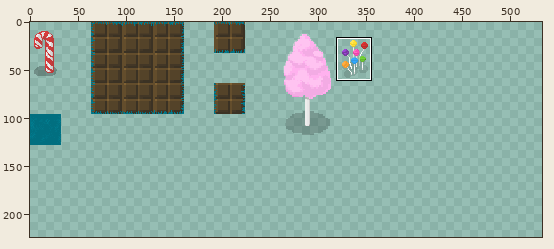
Two states of a sprite sheet, scenes/tileset/overworld_tileset.png. Above, an overview of the earlier version with the close-up marked.
Close-up. The starting point:
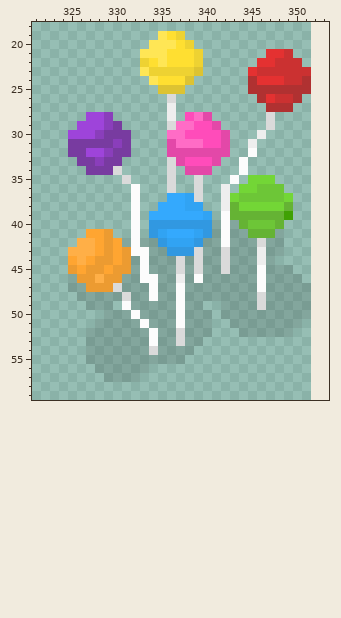
The file is 352x128 pixels. Colours within 5 levels of each other are drawn and written as one. Shown: x 321..353, y 18..59. The old version is drawn lined up with the new one, on the new canvas. The wide view leaves out empty margins. The commit also changed other parts of the picture, which this record leaves out.
After:
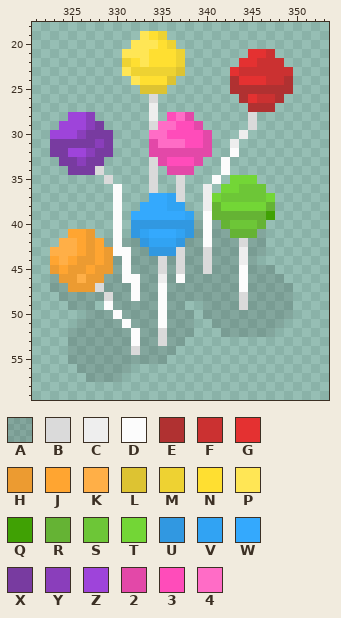
Palette (. is transparent): A #00000020  B #dadada  C #eeeeee  D #fcfcfc  E #b03131  F #cb3131  G #e43131  H #ec9b31  J #ffa531  K #ffaf47  L #ddc332  M #eed232  N #ffdf31  P #ffe655  Q #40a104  R #65b334  S #6dc637  T #73d636  U #3198e1  V #31a3f3  W #34a9fd  X #783ba0  Y #8a3ebb  Z #9e44da  2 #e348a8  3 #ff4cba  4 #ff6cc6
What changed:
canvas 352x128 -> 672x224
y 19: x 333..337 ..PNM -> PNM..
y 20: x 332..333 .. -> PP; x 335..338 PPNM -> NM..
y 21: x 331..332 .. -> PP; x 334..335 PP -> NN; x 337..339 NNM -> M..; x 345..349 ..GGF -> GGF..
y 22: x 331..333 ..M -> MNP; x 335 P -> N; x 337..339 NNM -> M..; x 344..347 ..GG -> GGFF; x 349..350 FF -> ..
y 23: x 331..333 ..P -> PMM; x 337..339 MML -> L..; x 343..345 ..G -> GFF; x 350..351 FF -> ..
y 24: x 332..334 ..P -> PNN; x 336..338 NNL -> L..; x 343..345 ..E -> EGG; x 347..351 GGFFE -> FFE..
y 25: x 333..334 .. -> LL; x 336..337 LL -> ..; x 343..344 .. -> EE; x 350..351 EE -> ..
y 26: x 334 . -> B; x 336 B -> .; x 344..350 ..EGFFE -> EGFFE..
y 27: x 334 . -> C; x 336 C -> .; x 345..346 .. -> EE; x 348..349 EE -> ..
y 28: x 325..329 ..ZZY -> ZZY..; x 334 . -> C; x 336..340 C.342 -> 342..; x 345 . -> B; x 347 B -> .
y 29: x 324..325 .. -> ZZ; x 327..330 ZZYX -> YX..; x 334..341 ..B44332 -> B44332..; x 345 . -> B; x 347 B -> .
y 30: x 323..324 .. -> ZZ; x 326..328 ZZY -> YXX; x 330..331 XX -> ..; x 334..337 ..44 -> 4433; x 340..342 332 -> 2..; x 344 . -> C; x 346 C -> .
y 31: x 323..324 .. -> XX; x 328 X -> Y; x 330..331 YX -> ..; x 334..336 ..2 -> 244; x 338..343 44332. -> 332..C; x 345 C -> .
y 32: x 323..331 ..XXZZYXX -> XXZZYXX..; x 334..335 .. -> 22; x 341..343 22. -> ..D; x 345 D -> .
y 33: x 324..326 ..X -> XXY; x 328..330 YXX -> X..; x 334..337 ..B2 -> B233; x 339..342 332. -> 2..D; x 344 D -> .
y 34: x 325..326 .. -> XX; x 328..330 XXB -> B..; x 334 . -> B; x 336..337 B. -> 22; x 339..340 22 -> ..; x 342 . -> D; x 344 D -> .
y 35: x 329 . -> B; x 331 B -> .; x 334 . -> B; x 336..337 B. -> .B; x 339 B -> .; x 341 . -> D; x 343..344 D. -> TT; x 346..347 TT -> ..
y 36: x 330 . -> D; x 332 D -> .; x 334 . -> B; x 336..337 B. -> .B; x 339..340 B. -> .C; x 342..345 C.TT -> TTSS; x 347..348 SS -> ..
y 37: x 330 . -> D; x 332 D -> .; x 334..343 ..WWVB..CT -> WWVB..CTSS; x 347..349 SST -> T..
y 38: x 330 . -> D; x 332..334 D.. -> .WW; x 336..343 WWVV..CR -> VV..CRTT; x 347..349 TTR -> R..
y 39: x 330 . -> D; x 332..333 D. -> WW; x 338..342 WWV.D -> V.DRR; x 347..349 RRQ -> Q..
y 40: x 330 . -> D; x 332..333 D. -> UU; x 339..340 UU -> AD; x 342..344 DAR -> RSS; x 346..348 SSR -> R..
y 41: x 325..330 ..JJH. -> JJH..D; x 332..335 D.UV -> UVWW; x 337..340 WWVU -> VUAD; x 342..344 DAA -> ARR; x 346..348 RRA -> A..
y 42: x 324..327 ..KK -> KKJH; x 329..330 HJ -> AD; x 332..335 DAAU -> AUVV; x 337..340 VVUA -> UAAD; x 342 D -> A; x 344 A -> B; x 346..348 BAA -> A..
y 43: x 323..324 .. -> KK; x 326..327 KK -> JH; x 330..335 JHDDAA -> DDAAUU; x 337..340 UUBA -> BAAB; x 342 B -> A; x 344 A -> C; x 346..348 CAA -> A..
y 44: x 323..324 .. -> JK; x 326..328 KJH -> HHJ; x 330..331 JH -> AD; x 333 D -> A; x 335 A -> B; x 339..340 BA -> AB; x 342 B -> A; x 344 A -> C; x 346..347 CA -> ..
y 45: x 323..324 .. -> HJ; x 326..327 JH -> HJ; x 329..331 JHH -> HAD; x 333 D -> A; x 335 A -> B; x 339..340 BA -> AB; x 342 B -> A; x 344 A -> D; x 346 D -> A; x 348..349 AA -> ..
y 46: x 323..326 ..AH -> AHHK; x 328..335 KHHAADDA -> HAADDAAC; x 337 C -> D; x 339 D -> A; x 344 A -> D; x 346 D -> A; x 349..350 AA -> ..
y 47: x 323..326 ..AA -> AAHH; x 328..330 HHB -> BAA; x 332 A -> D; x 334..335 DA -> AD; x 337 D -> A; x 344 A -> D; x 346 D -> A; x 350..351 AA -> ..
y 48: x 324..325 .. -> AA; x 329 A -> B; x 331..332 BA -> AD; x 334..335 DA -> AD; x 337 D -> A; x 344 A -> B; x 346 B -> A; x 350..351 AA -> ..
y 49: x 325..326 .. -> AA; x 328..331 AA.D -> .DAA; x 335 A -> D; x 337..341 DAA.. -> A..AA; x 344 A -> B; x 346 B -> A; x 350..351 AA -> ..
y 50: x 327..328 .. -> AA; x 330 A -> D; x 332 D -> A; x 335 A -> D; x 337 D -> A; x 339 A -> .; x 341 . -> A; x 350..351 AA -> ..
y 51: x 326..327 .. -> AA; x 331 A -> D; x 333 D -> A; x 335 A -> D; x 337 D -> A; x 339..342 AA.. -> ..AA; x 349..350 AA -> ..
y 52: x 325..326 .. -> AA; x 332 A -> D; x 334..335 DA -> AB; x 337 B -> A; x 339..340 AA -> ..; x 342..343 .. -> AA; x 348..349 AA -> ..
y 53: x 325..326 .. -> AA; x 332 A -> D; x 334..335 DA -> AB; x 337..339 BAA -> A..
y 54: x 325..326 .. -> AA; x 332 A -> B; x 334 B -> A; x 337..338 AA -> ..
y 55: x 325..326 .. -> AA; x 336..337 AA -> ..
y 56: x 326..327 .. -> AA; x 332..333 AA -> ..
y 57: x 327..328 .. -> AA; x 331..332 AA -> ..
